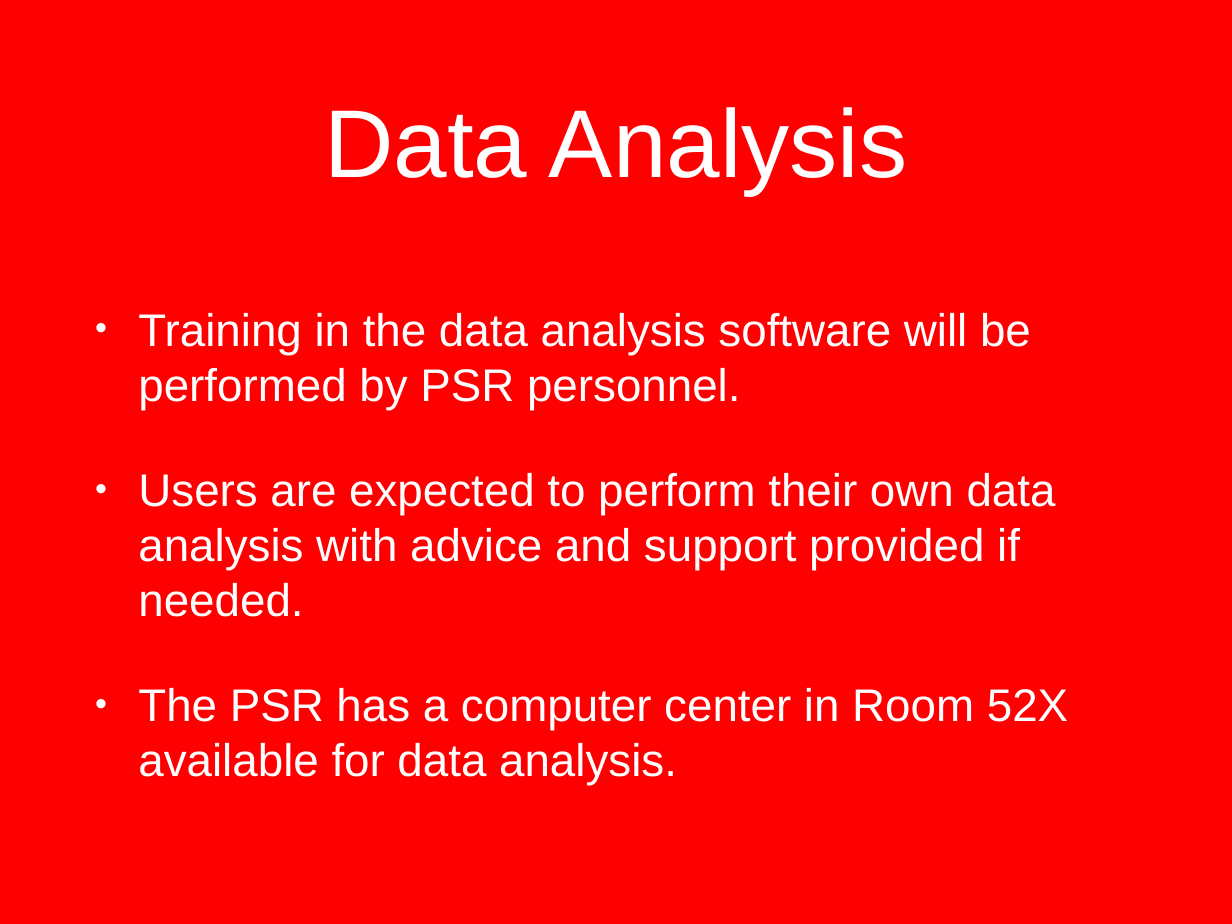
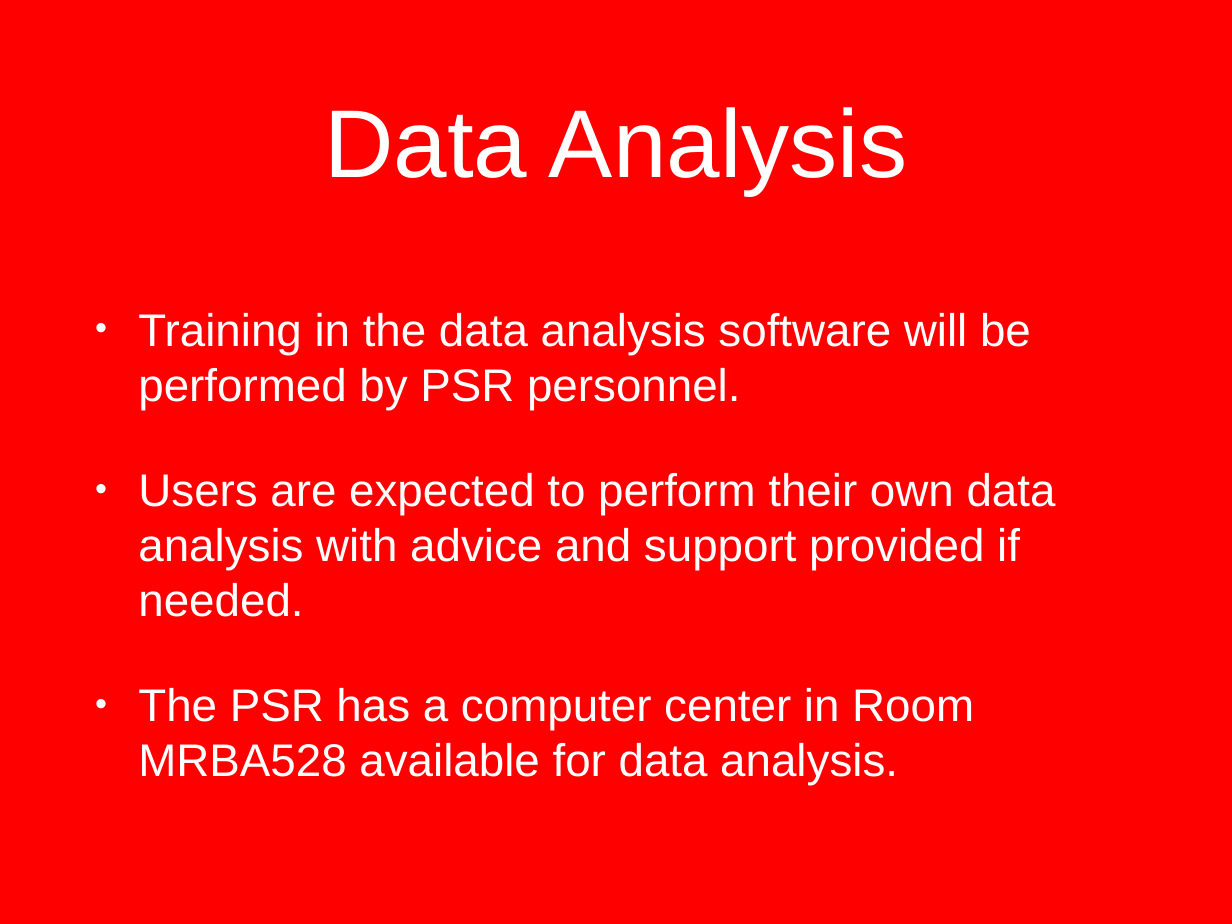
Before and after one commit to OHSU-Proteomics/Velos_Pro_Use, a slide deck: slide 8 of PSR_Velos-Pro_Introduction_PW.pptx. Drawn at 1232x924 pixels with LibreOffice and Linux fonts; fonts in the diff are those of the drawing; background and template pictures are left out. Boxes give left, top, right and bottom in pixels: in the first picture for what was removed or moved away, otherwise in the second. Text is boxed around its words. In the diff, an @@ line names an element or a change of style, - is before the commit and + after.

Commit message:
Added computer room number to PPT

```diff
--- a/PSR_Velos-Pro_Introduction_PW.pptx
+++ b/PSR_Velos-Pro_Introduction_PW.pptx
@@ text at box(138, 688, 974, 785): text changed @@
-• The PSR has a computer center in Room 52X available for data analysis.
+• The PSR has a computer center in Room MRBA528 available for data analysis.
```
Also in this commit, not shown: 1 other slide changed, 2 other files.
